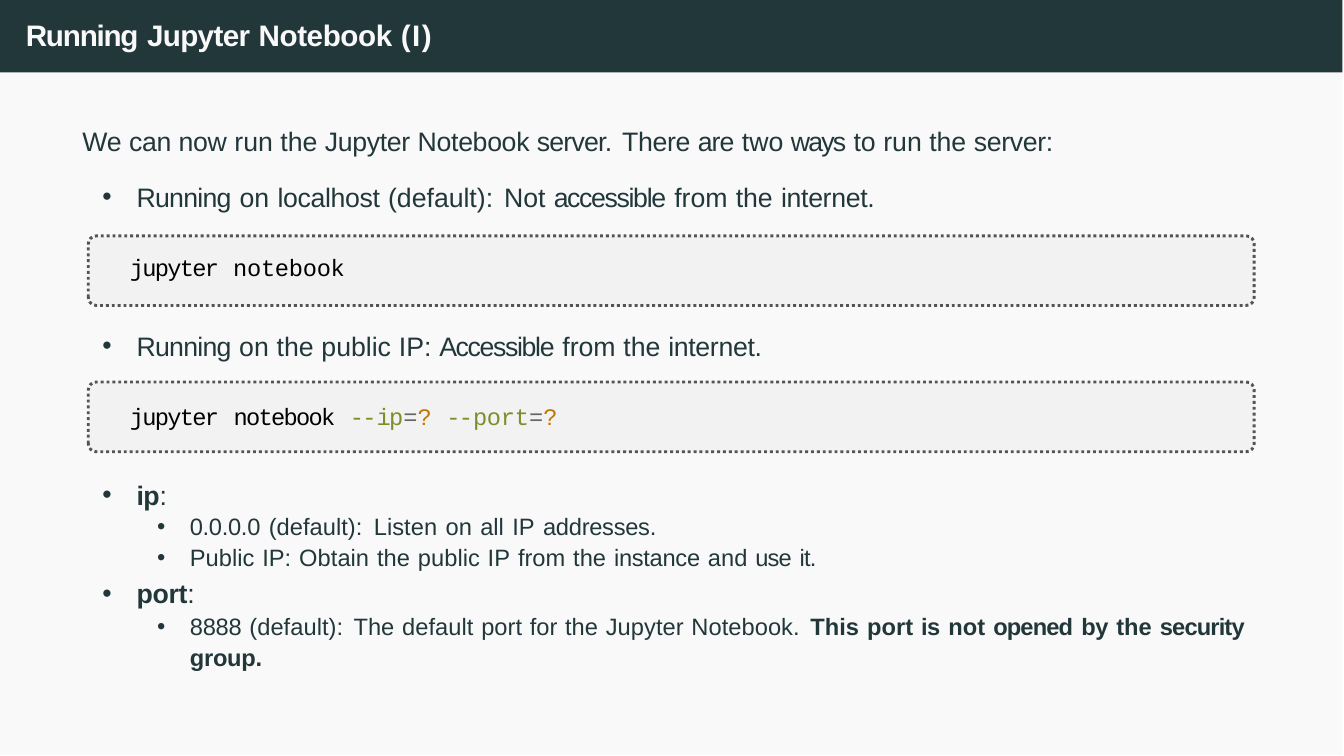
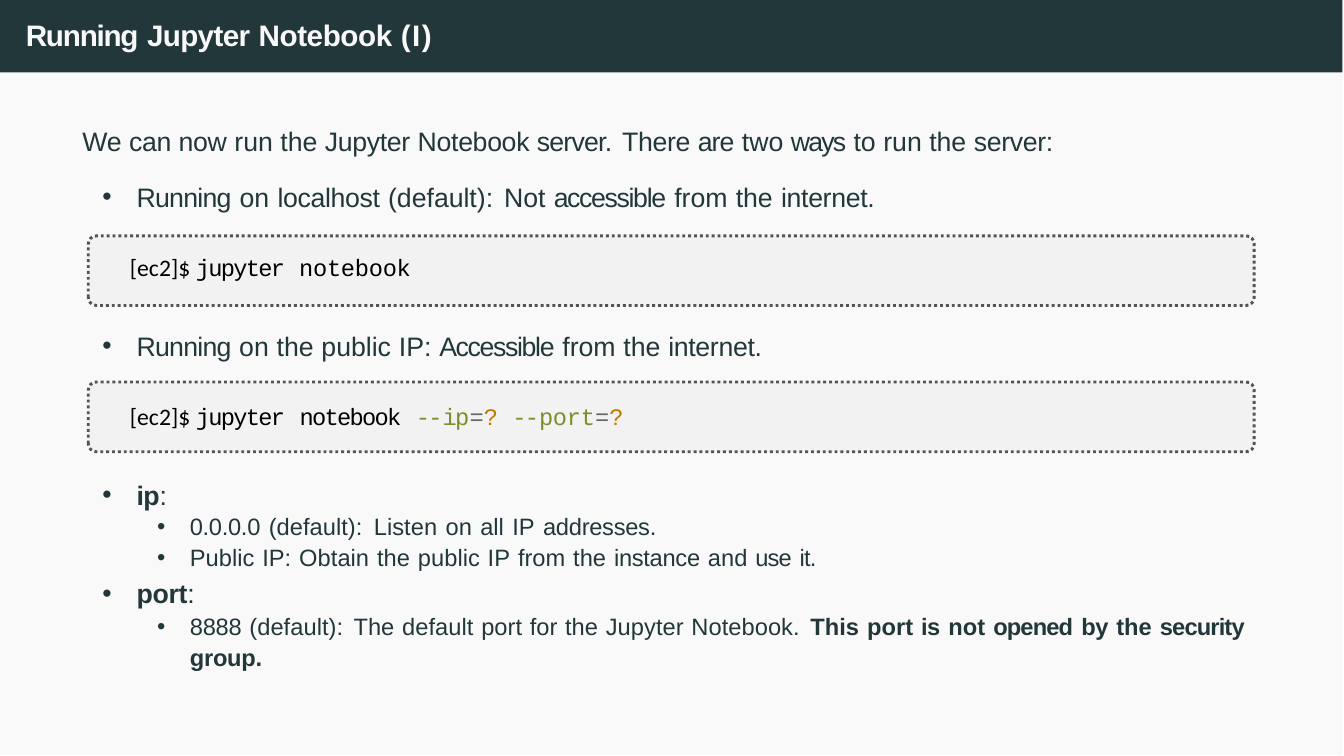
Before and after one commit to joanpaucm/HPDCB, a slide deck: slide 44 of src/slides/Session 3 - Introduction to AWS + EC2-2026.pptx. Drawn at 1344x756 pixels with LibreOffice and Linux fonts; fonts in the diff are those of the drawing. Boxes give left, top, right and bottom in pixels: in the first picture for what was removed or moved away, otherwise in the second. Text is boxed around its words. In the diff, an @@ line names an element or a change of style, - is before the commit and + after.

```diff
--- a/src/slides/Session 3 - Introduction to AWS + EC2-2026.pptx
+++ b/src/slides/Session 3 - Introduction to AWS + EC2-2026.pptx
@@ text at [130,259,411,281]: text changed @@
-jupyter notebook
+[ec2]$ jupyter notebook
@@ text at [130,408,623,430]: text changed @@
-jupyter notebook --ip=? --port=?
+[ec2]$ jupyter notebook --ip=? --port=?
```
Also in this commit, not shown: 14 other slides changed, 3 other files.
